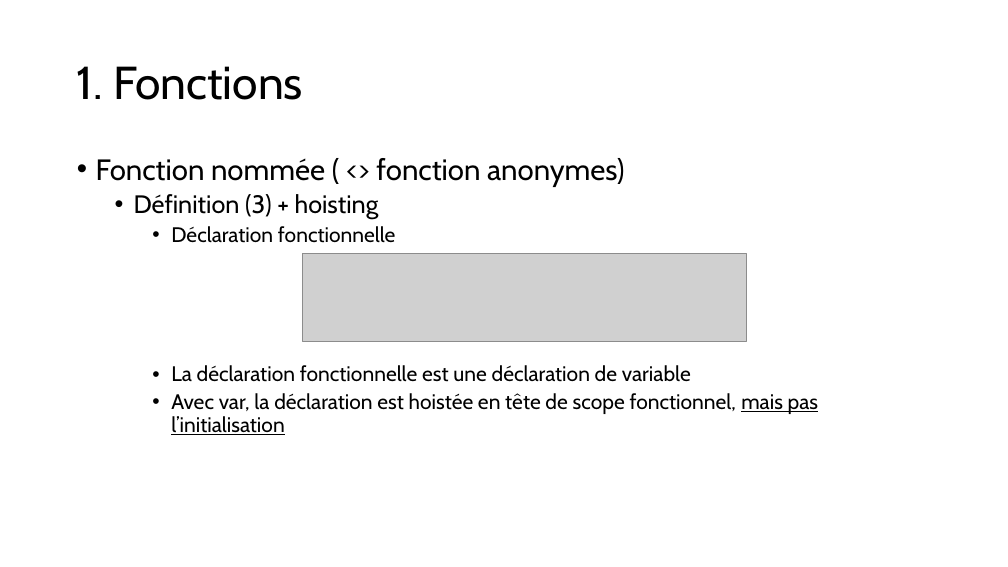
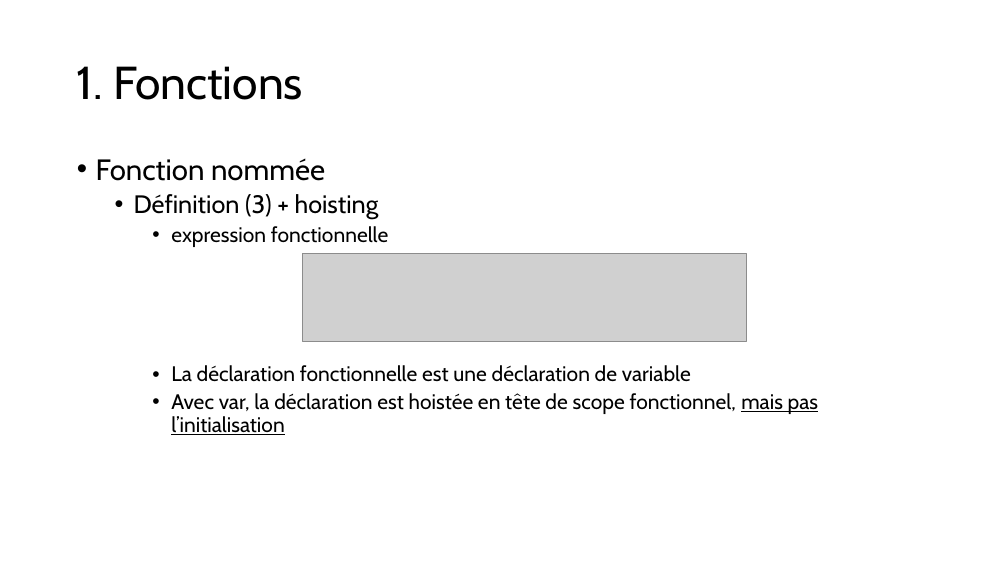
Before and after one commit to LJKhnor/chapitre-6, a slide deck: slide 8 of Chapitre 6.pptx. Drawn at 1008x567 pixels with LibreOffice and Linux fonts; fonts in the diff are those of the drawing; grey boxes stand for pictures. Boxes give left, top, right and bottom in pixels: in the first picture for what was removed or moved away, otherwise in the second. Text is boxed around its words. In the diff, an @@ line names an element or a change of style, - is before the commit and + after.

```diff
--- a/Chapitre 6.pptx
+++ b/Chapitre 6.pptx
@@ text at [96,159,325,181]: text changed @@
-• Fonction nommée ( <> fonction anonymes)
+• Fonction nommée
@@ text at [171,226,389,247]: text changed @@
-    • Déclaration fonctionnelle
+    • expression fonctionnelle
```
Also in this commit, not shown: 20 other slides changed, 8 slides added, 1 slide removed.
